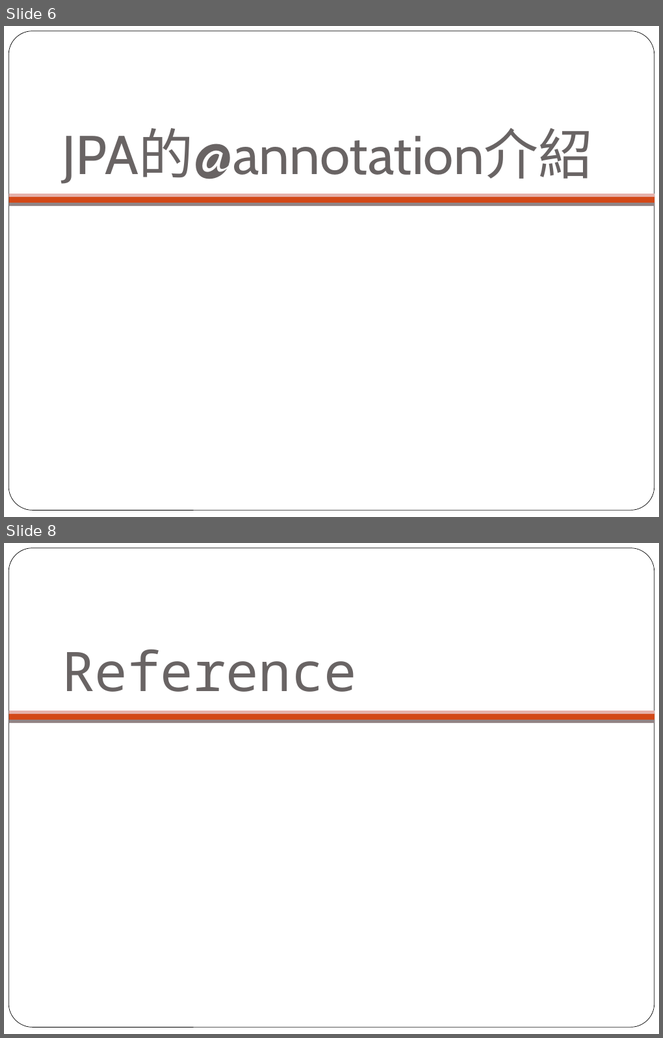
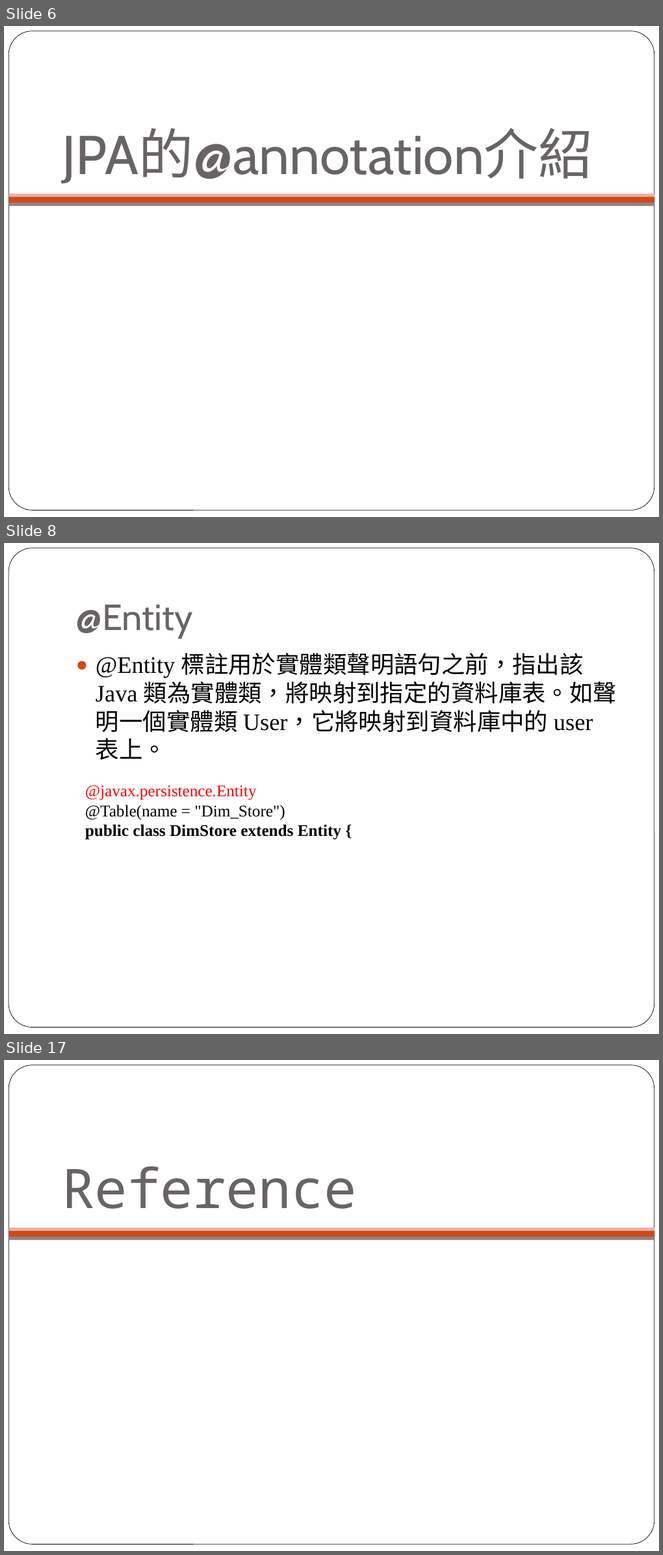
Before and after one commit to lontn/spring-jpa, a slide deck: doc/Spring JPA配置.pptx. Shown one above the other, each under a label of ours: slides 6 and 8 before the commit, slides 6, 8 and 17 after it; the slides between them are not shown. The pictures are 663x1038 and 663x1555 pixels, drawn with LibreOffice and Linux fonts; fonts in the diff are those of the drawing; background and template pictures are left out. Boxes give left, top, right and bottom in pixels: in the first picture for what was removed or moved away, otherwise in the second. Text is boxed around its words. In the diff, an @@ line names an element or a change of style, - is before the commit and + after.

Commit message:
# 增加投影片的內容與環境設定的改變

```diff
--- a/doc/Spring JPA配置.pptx
+++ b/doc/Spring JPA配置.pptx
@@ slide 8 added at (4, 543, 659, 1034), background #FFFFFF; not listed: 1 template element that a slide beside it also shows @@
@@ title added at (76, 605, 193, 639), 40 pt, text #696464 @@
+@Entity
@@ text added at (96, 653, 617, 760), 26 pt, text #000000 @@
+● @Entity 標註用於實體類聲明語句之前，指出該Java 類為實體類，將映射到指定的資料庫表。如聲明一個實體類 User，它將映射到資料庫中的 user 表上。
@@ text added at (85, 785, 341, 840), 18 pt, text #000000 @@
+@javax.persistence.Entity
+@Table(name = "Dim_Store")
+public class DimStore extends Entity {
@@ what was slide 8 is now slide 17 @@
```
Also in this commit, not shown: 1 slide changed, 8 other slides added, 2 other files.
